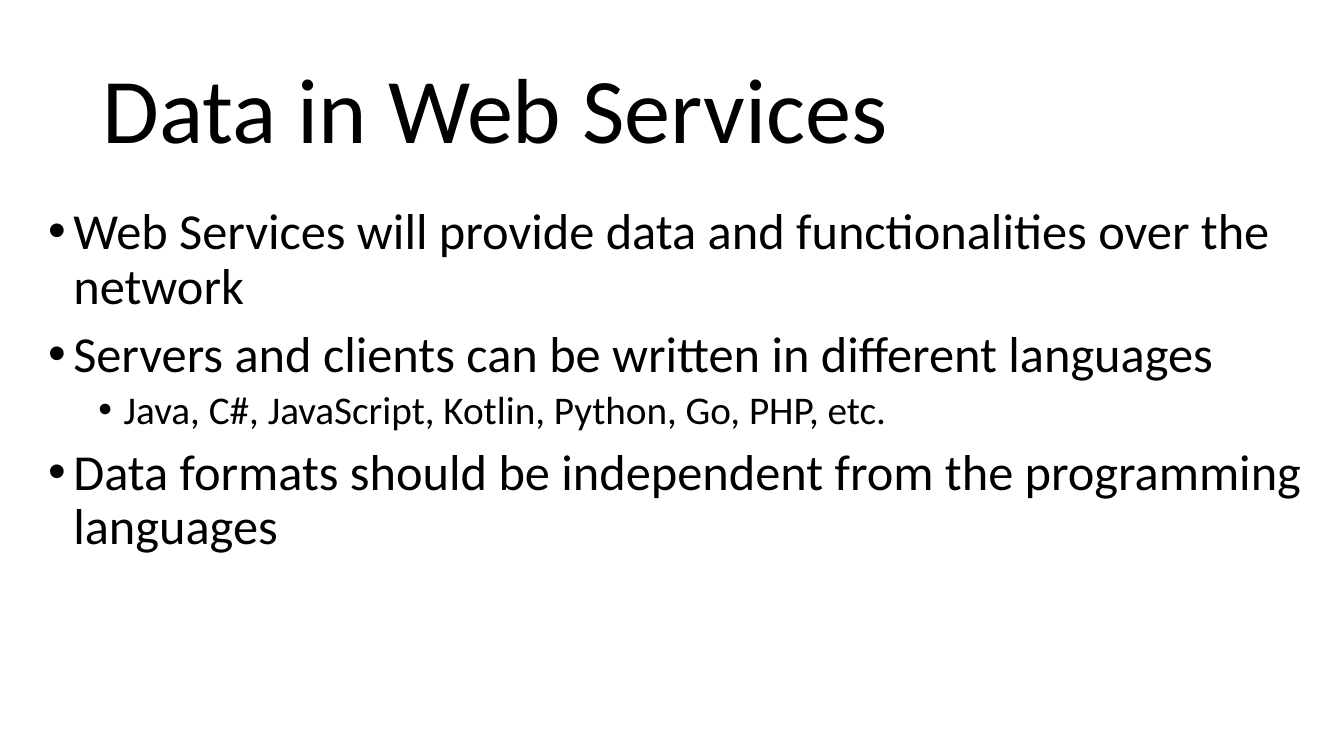
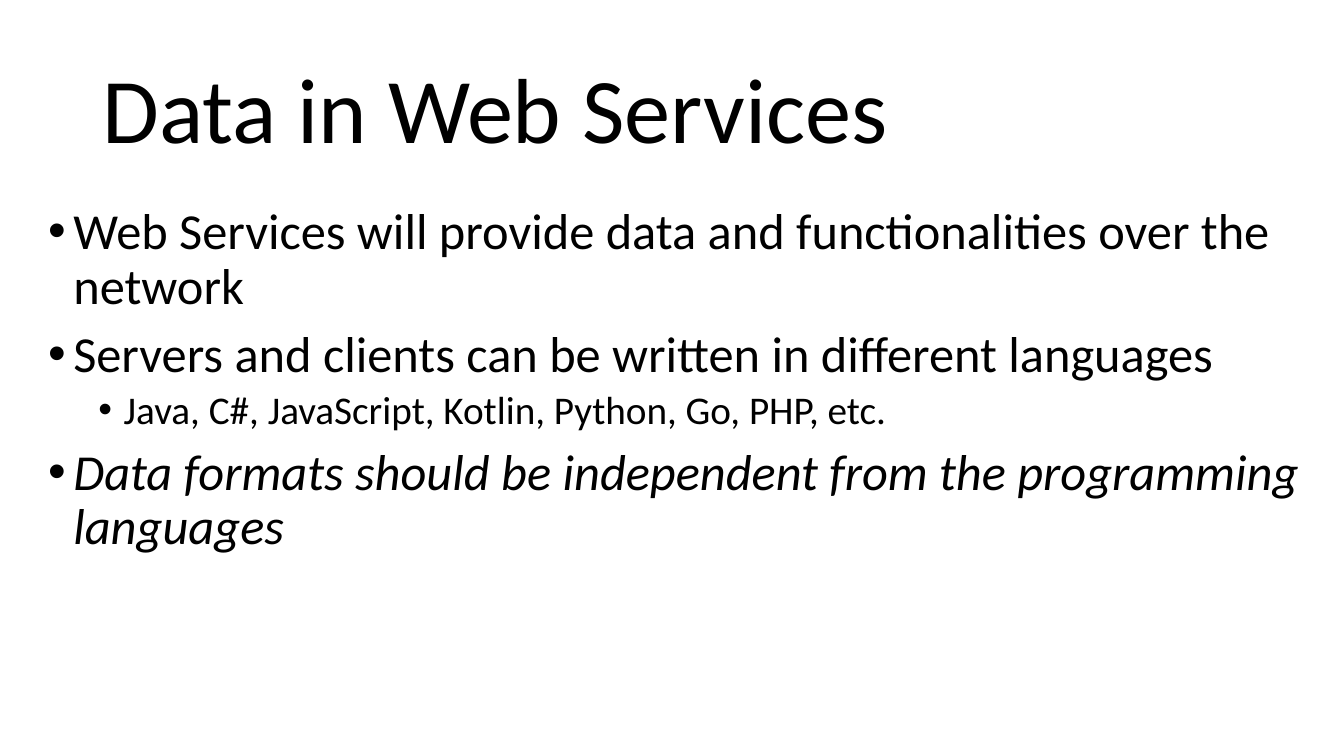
Before and after one commit to arcuri82/testing_security_development_enterprise_systems, a slide deck: slide 43 of doc/advanced/slides/lesson_01.pptx (slide 39 before the commit). Drawn at 1344x756 pixels with LibreOffice and Linux fonts; fonts in the diff are those of the drawing. Boxes give left, top, right and bottom in pixels: in the first picture for what was removed or moved away, otherwise in the second. Text is boxed around its words. In the diff, an @@ line names an element or a change of style, - is before the commit and + after.

```diff
--- a/doc/advanced/slides/lesson_01.pptx
+++ b/doc/advanced/slides/lesson_01.pptx
@@ text at [73, 455, 1298, 553]: italic on in "Data formats should be independent from the ..." @@
```
Also in this commit, not shown: 5 other slides changed, 6 slides added, 2 slides removed, 6 other files.
